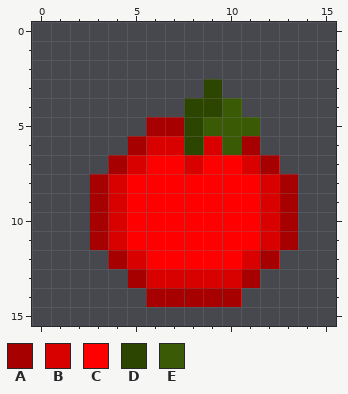
File history of a pixel-art sprite, images/apple.png. Above is the file before it was changed.
The file is 16x16 pixels.
Palette (. is transparent): A #a70000  B #d90000  C #ff0000  D #2c4601  E #3b5a06
Pixels before, first column x 3:
 3 ......D....
 4 .....DDE...
 5 ...AADEEE..
 6 ..ABBDBEA..
 7 .ABCCBCCBA.
 8 ABCCCCCCCBA
 9 ABCCCCCCCBA
10 ABCCCCCCCBA
11 ABCCCCCCCBA
12 .ABCCCCCBA.
13 ..ABBBBBA..
14 ...AAAAA...
Once edited:
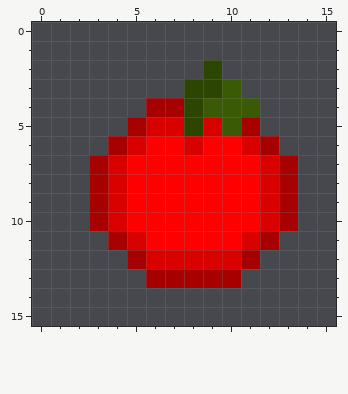
From old to new:
Changed rows in their new state; - is an unchanged pixel.
first column x 3:
 2 ------D----
 3 -----D-E---
 4 ---AA-E-E--
 5 --ABB-B-A--
 6 -ABCCBCCBA-
 7 ABC--C--CBA
first column x 3:
11 .AB-----BA.
12 -.ABBBBBA.-
13 --.AAAAA.--
14 ---.....---
Pixel boxes of the changes (left, top, right, bottom) in both pictures:
changed: (89, 60, 298, 307)
